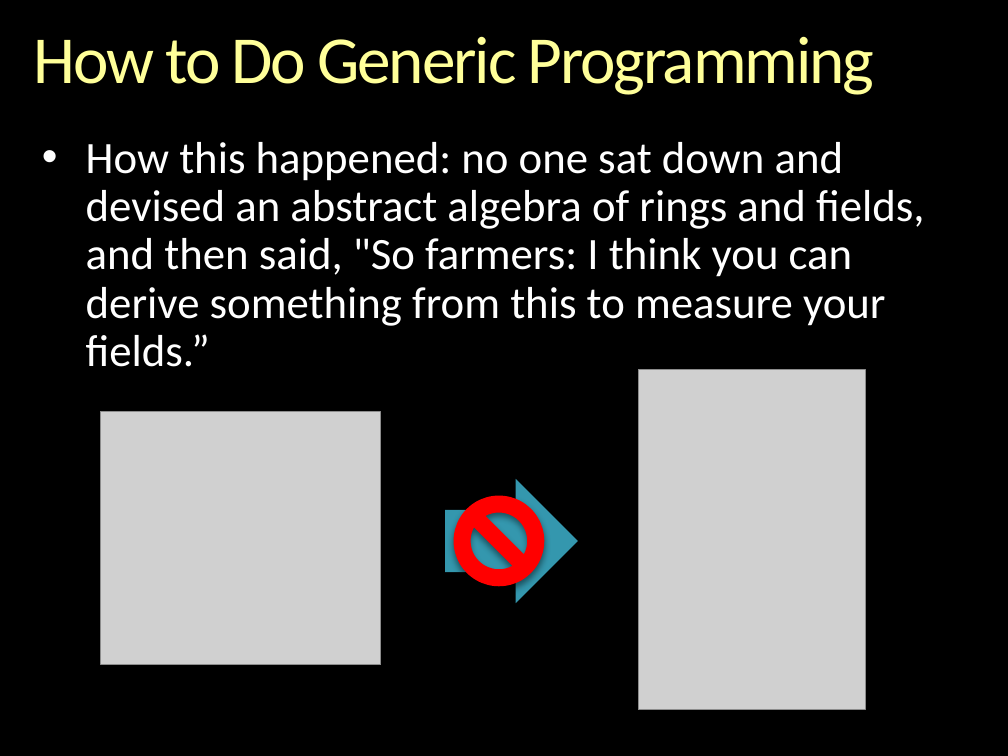
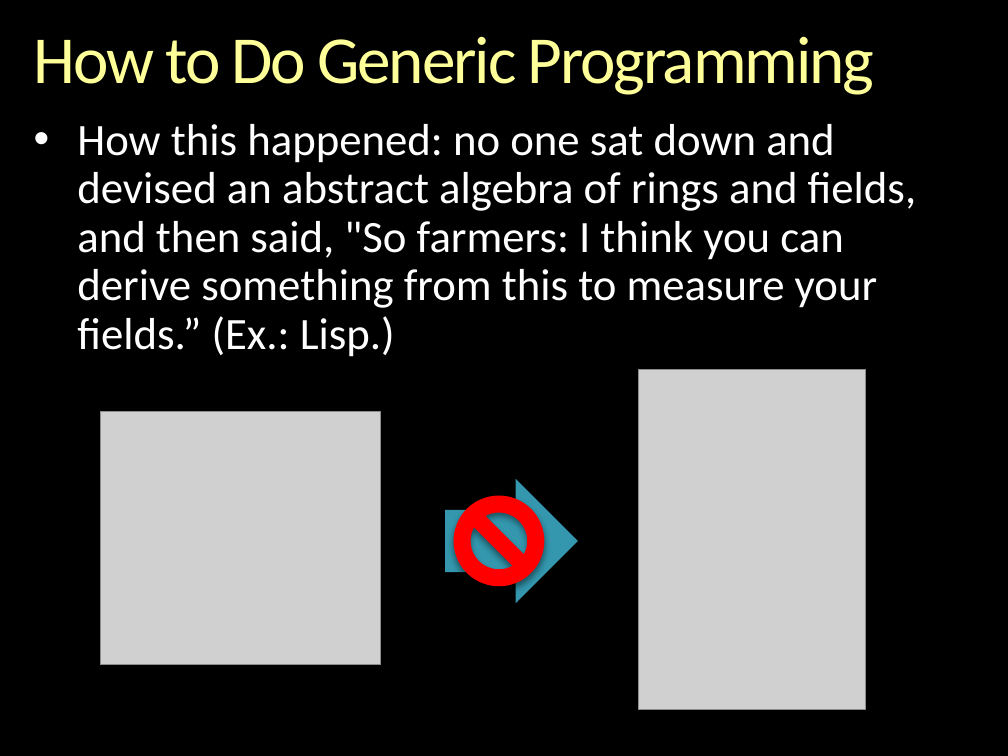
Before and after one commit to gcallah/indras_net, a slide deck: slide 10 of docs/ABMsAsAlgebraic.pptx. Drawn at 1008x756 pixels with LibreOffice and Linux fonts; fonts in the diff are those of the drawing; grey boxes stand for pictures; background and template pictures are left out. Boxes give left, top, right and bottom in pixels: in the first picture for what was removed or moved away, otherwise in the second. Text is boxed around its words. In the diff, an @@ line names an element or a change of style, - is before the commit and + after.

```diff
--- a/docs/ABMsAsAlgebraic.pptx
+++ b/docs/ABMsAsAlgebraic.pptx
@@ text at bbox=[77, 124, 916, 357]: text changed @@
-• How this happened: no one sat down and devised an abstract algebra of rings and fields, and then said, "So farmers: I think you can derive something from this to measure your fields.”
+• How this happened: no one sat down and devised an abstract algebra of rings and fields, and then said, "So farmers: I think you can derive something from this to measure your fields.” (Ex.: Lisp.)
```
Also in this commit, not shown: 1 slide added.
